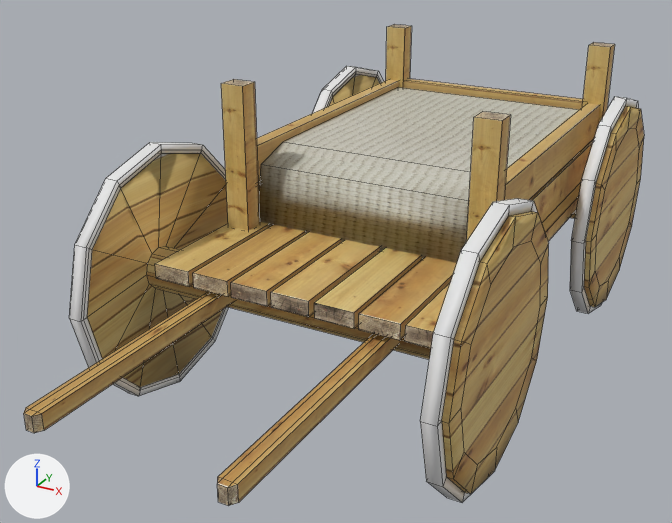
One commit to the FBX model Models/Objects/Carts/Cart3/Cart3.fbx: the scene before it, then after it.
Both versions are drawn from a 50 mm camera at (4.29, -9.3, 4.71) aimed at (-0.33, -0.91, 0.51). The lights are fixed; the arrows at lower left show +X, +Y and +Z. Mesh edges are drawn as thin lines. Where no turn or scale is listed for an object, it has been applied to the vertices.

The older version as bpy lines, for what is in view:
```python
me_cube_013 = bpy.data.meshes.new('Cube.013')
me_cube_013.from_pydata(...)  # 578 vertices, 525 faces; spans x -2.05..1.97, y -5.57..3.16, z -1.64..1.75
# faces by material slot: [188, 330, 7]
me_cube_013.materials.append(mat_metal)  # white #e7e7e7
me_cube_013.materials.append(mat_woodplank)  # picture img_woodplanks_jpg
me_cube_013.materials.append(mat_cloth)  # picture img_cloth_jpg
ob_cube_006 = bpy.data.objects.new('Cube.006', me_cube_013)
ob_cube_006.location = (0.05, 0.62, 0.73)
```
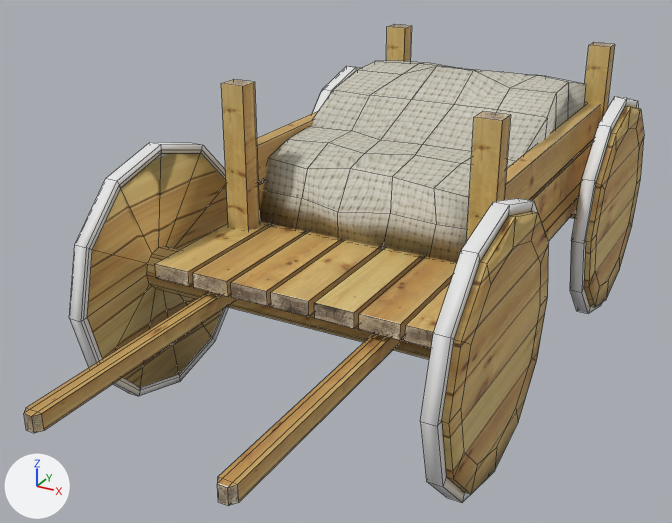
The newer file is also turned or shifted as a whole; pictures and numbers use the older file's frame.

Edits to the scene script, one JSON object a line:
```json
{"block": "me_cube_013", "where": "# used by ob_cube_006; location = (0.05, 0.62, 0.73)"}
{"op": "remove", "block": "me_cube_013", "code": "me_cube_013.from_pydata(...)  # 578 vertices, 525 faces; spans x -2.05..1.97, y -5.57..3.16, z -1.64..1.75"}
{"op": "add", "block": "me_cube_013", "code": "me_cube_013.from_pydata(...)  # 638 vertices, 580 faces; spans x -2.05..1.97, y -5.57..3.16, z -1.64..1.75"}
{"block": "me_cube_013", "change": "me_cube_013 part 1: the loose piece of 10 vertices spanning x -1.34..1.37, y -1.66..2.04, z 0.08..0.92 is rebuilt with 70 vertices and now spans x -1.39..1.39, y -1.73..2.13, z 0.11..1.56"}
```

Changed parts and their boxes [x1, y1, x2, y2] in the pictures (672 x 523 px):
```json
{"part": 1, "of": "me_cube_013", "change": "rebuilt", "before": [259, 87, 578, 263], "after": [259, 60, 586, 263], "on screen": "15% taller"}
```
